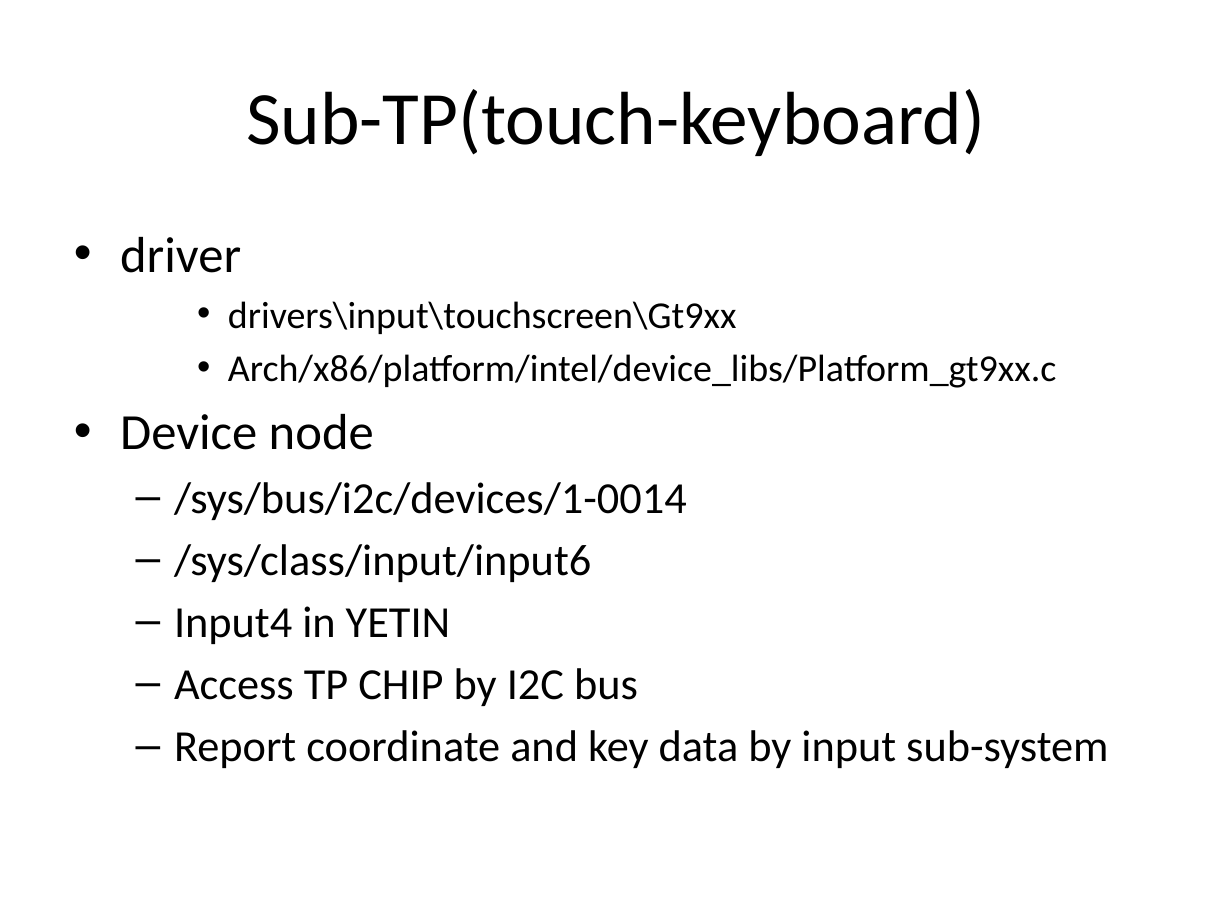
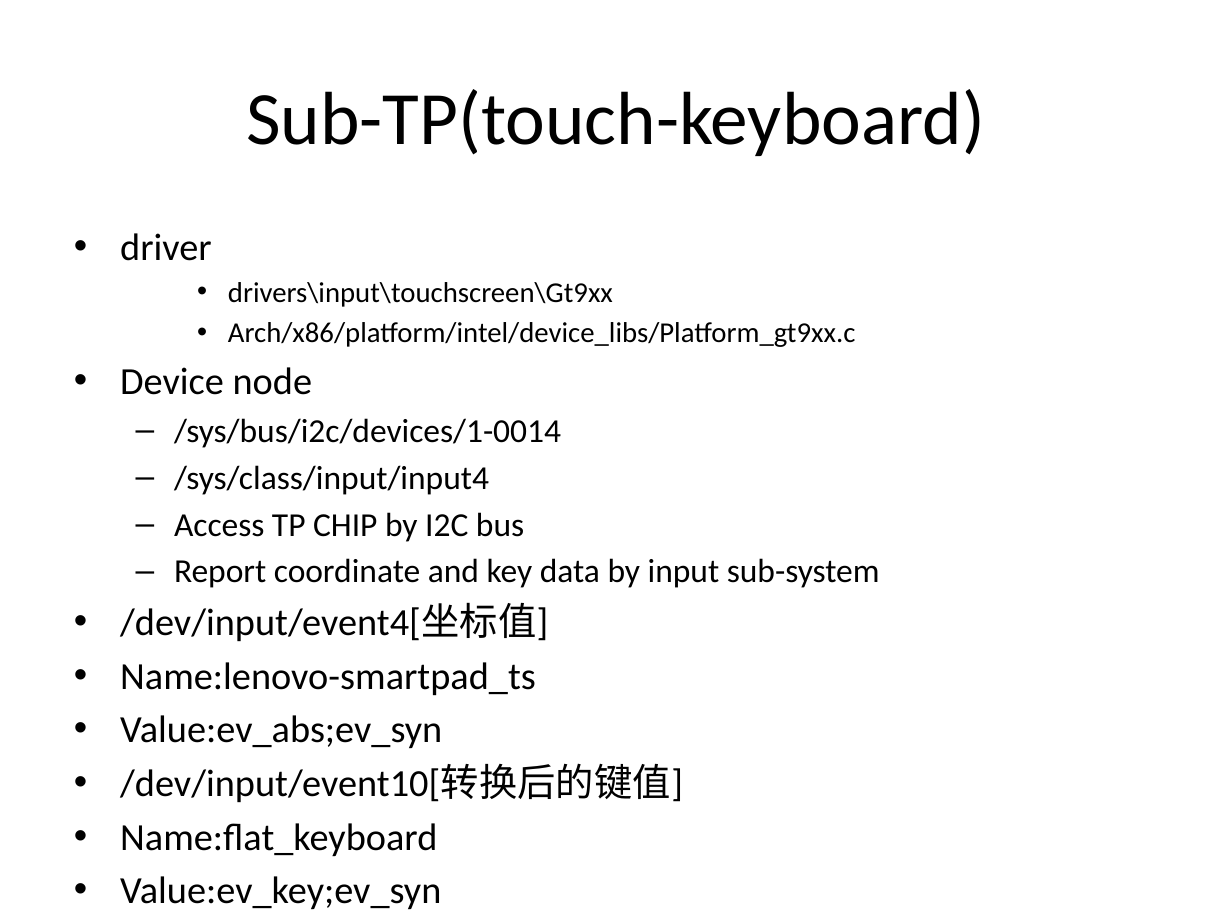
Before and after one commit to mazelinux/LENOVO, a slide deck: slide 8 of doc/Yeti_device_driver_list.pptx (slide 7 before the commit). Drawn at 1232x924 pixels with LibreOffice and Linux fonts; fonts in the diff are those of the drawing. Boxes give left, top, right and bottom in pixels: in the first picture for what was removed or moved away, otherwise in the second. Text is boxed around its words. In the diff, an @@ line names an element or a change of style, - is before the commit and + after.

Commit message:
add inputsubsys

```diff
--- a/doc/Yeti_device_driver_list.pptx
+++ b/doc/Yeti_device_driver_list.pptx
@@ text at <box>120,233,880,588</box>: size 29.6 to 22.4 pt in "driver", "Device node"; size 22.2 to 16.8 pt in "drivers\input\touchscreen\Gt9xx", "Arch/x86/platform/intel/device_libs/Platform_gt9xx.c"; size 25.9 to 19.6 pt in "/sys/bus/i2c/devices/1-0014", "Access TP CHIP by I2C bus", "Report coordinate and key data by input ..."; less space between paragraphs @@
@@ text at <box>174,465,489,495</box>: text changed; size 25.9 to 19.6 pt @@
-  – /sys/class/input/input6
-  – Input4 in YETIN
+  – /sys/class/input/input4
@@ text at <box>120,603,683,910</box>: paragraphs added @@
+• /dev/input/event4[坐标值]
+• Name:lenovo-smartpad_ts
+• Value:ev_abs;ev_syn
+• /dev/input/event10[转换后的键值]
+• Name:flat_keyboard
+• Value:ev_key;ev_syn
```
Also in this commit, not shown: 8 other slides changed, 2 slides added, 1 other file.
